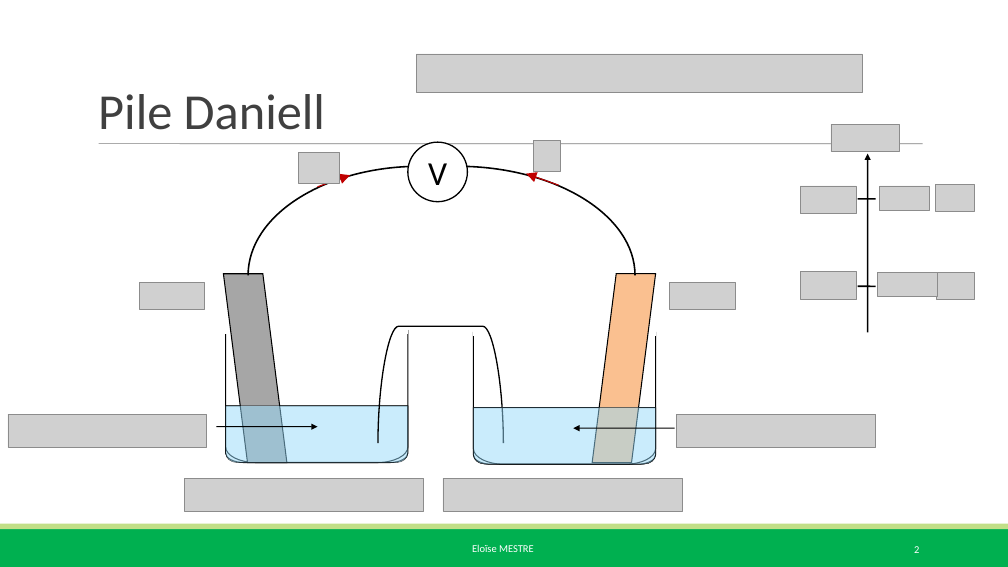
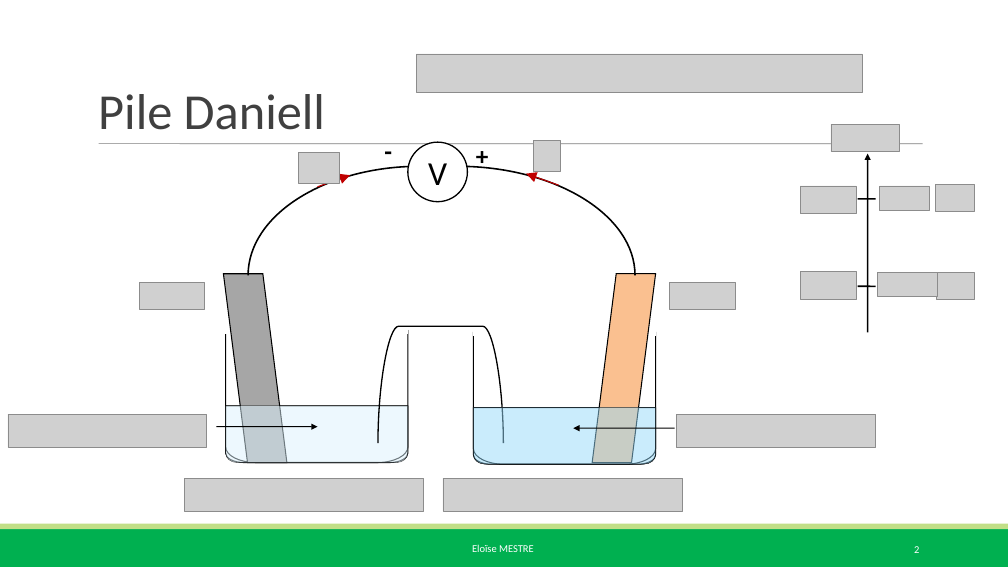
Before and after one commit to eloisemestre/Oraux_agreg, a slide deck: slide 2 of LC/LC 20 Détermination de constantes d’équilibre (CPGE)/LC 20_diapo_vieille_version-ppt.ppt. Drawn at 1008x567 pixels with LibreOffice and Linux fonts; fonts in the diff are those of the drawing; grey boxes stand for pictures. Boxes give left, top, right and bottom in pixels: in the first picture for what was removed or moved away, otherwise in the second. Text is boxed around its words. In the diff, an @@ line names an element or a change of style, - is before the commit and + after.

```diff
--- a/LC/LC 20 Détermination de constantes d’équilibre (CPGE)/LC 20_diapo_vieille_version-ppt.ppt
+++ b/LC/LC 20 Détermination de constantes d’équilibre (CPGE)/LC 20_diapo_vieille_version-ppt.ppt
@@ text added at (x1=377, y1=131, x2=416, y2=169), 24 pt, text #000000, bold @@
+-
@@ text added at (x1=468, y1=136, x2=508, y2=174), 24 pt, text #000000, bold @@
++
@@ freeform shape at (x1=226, y1=406, x2=408, y2=462): fill #97DBFB at 50% opacity to #DCF3FE at 50% opacity @@
```
Also in this commit, not shown: 25 other files.
